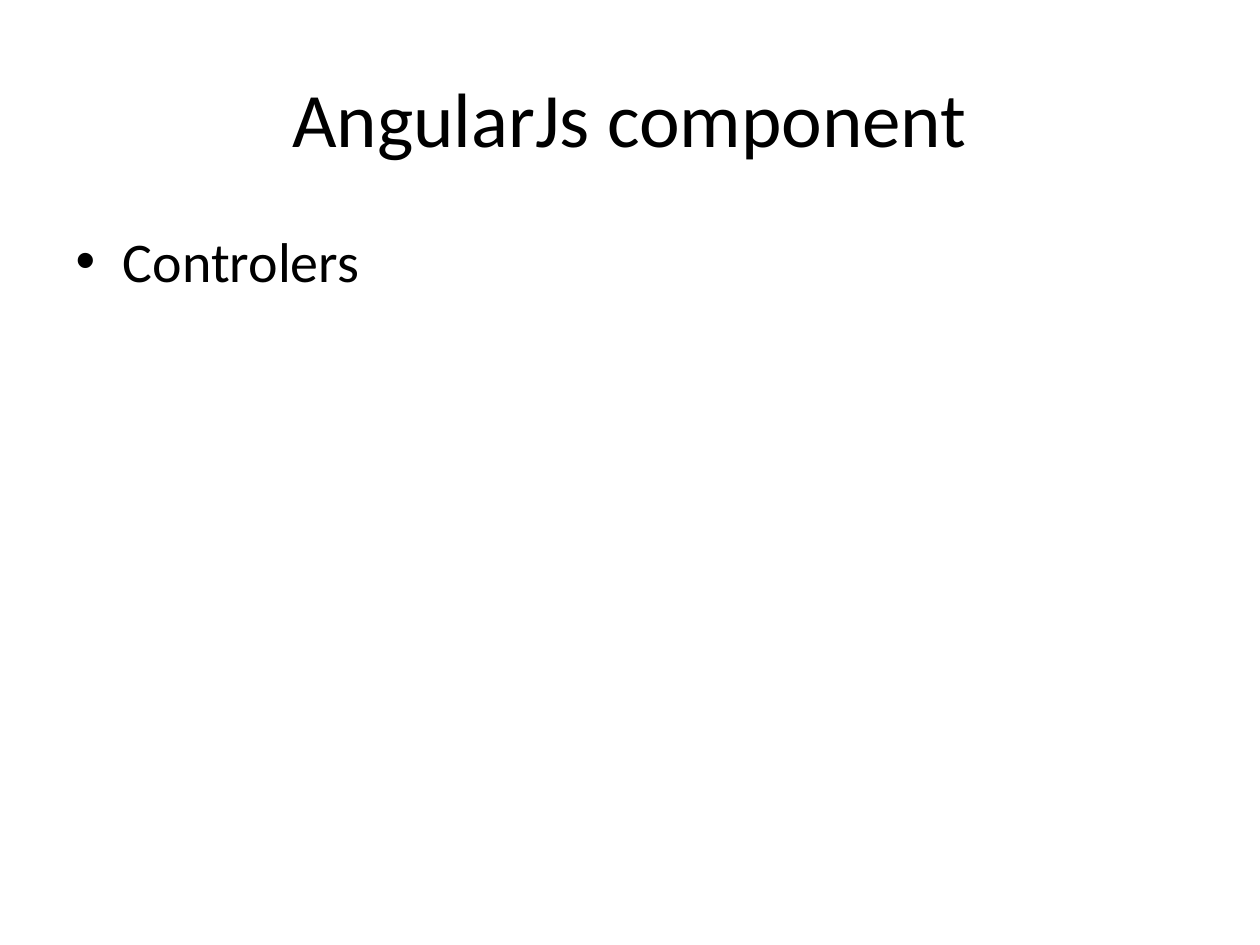
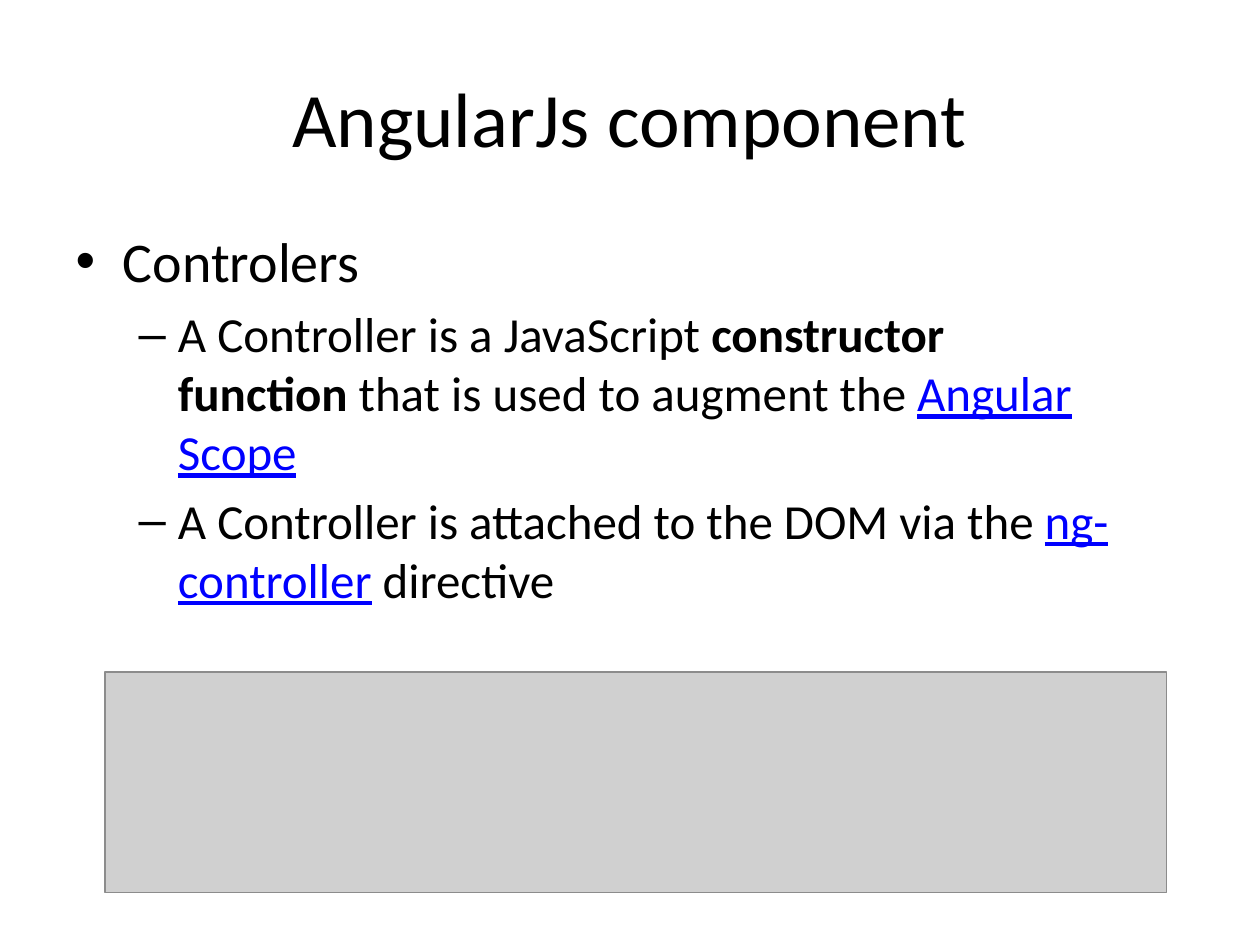
Before and after one commit to tasnim-reza/angularjs-class, a slide deck: slide 25 of class-2-Basic AngularJs/slides/basic angularjs.pptx (slide 26 before the commit). Drawn at 1260x945 pixels with LibreOffice and Linux fonts; fonts in the diff are those of the drawing; grey boxes stand for pictures. Boxes give left, top, right and bottom in pixels: in the first picture for what was removed or moved away, otherwise in the second. Text is boxed around its words. In the diff, an @@ line names an element or a change of style, - is before the commit and + after.

Commit message:
added angularjs component description class-2

```diff
--- a/class-2-Basic AngularJs/slides/basic angularjs.pptx
+++ b/class-2-Basic AngularJs/slides/basic angularjs.pptx
@@ text at bbox=[178, 318, 1109, 605]: paragraphs added @@
+  – A Controller is a JavaScript constructor function that is used to augment the Angular Scope
+  – A Controller is attached to the DOM via the ng-controller directive
@@ picture added at bbox=[105, 672, 1166, 892] @@
```
Also in this commit, not shown: 14 other slides changed, 1 slide added, 1 slide removed, 7 other files.
